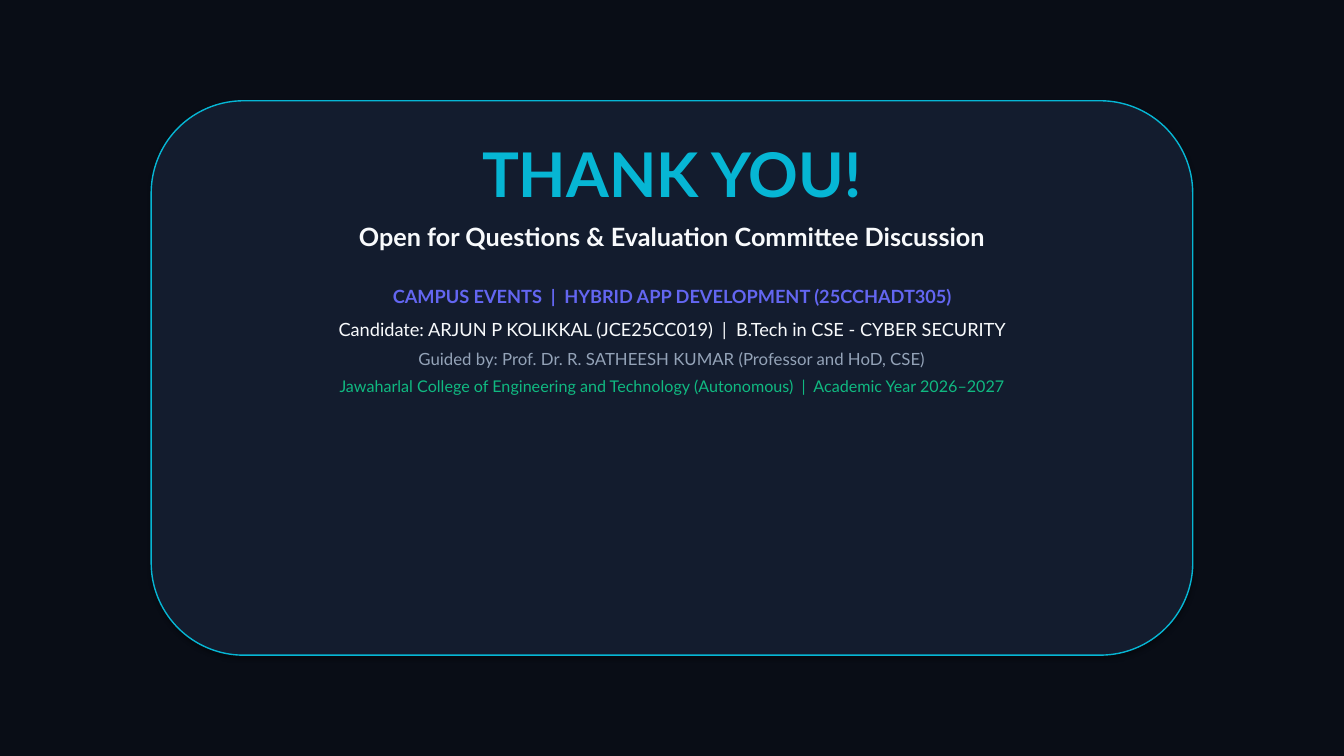
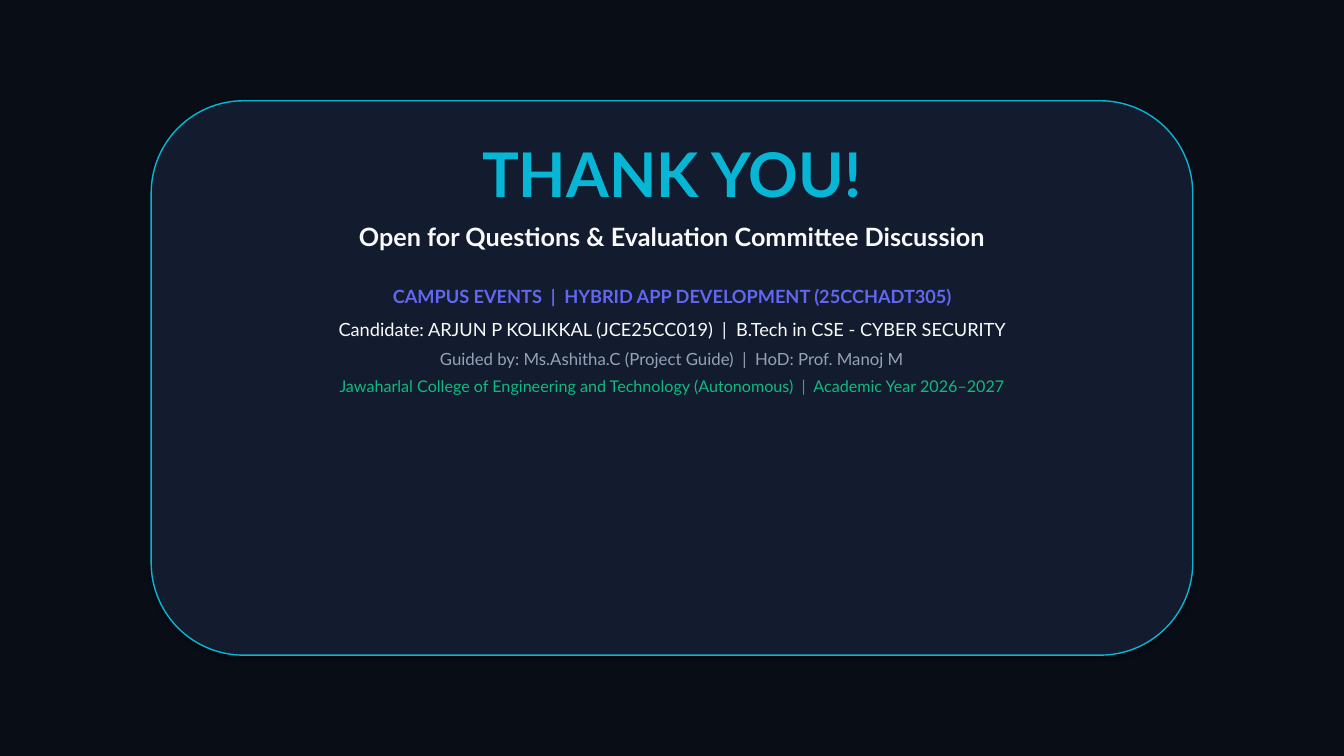
Before and after one commit to arjunak18/campus-events, a slide deck: slide 20 of CAMPUS_EVENTS_PRESENTATION.pptx. Drawn at 1344x756 pixels with LibreOffice and Linux fonts; fonts in the diff are those of the drawing. Boxes give left, top, right and bottom in pixels: in the first picture for what was removed or moved away, otherwise in the second. Text is boxed around its words. In the diff, an @@ line names an element or a change of style, - is before the commit and + after.

Commit message:
chore(report): update Head of Department (HoD) to Prof. Manoj M

```diff
--- a/CAMPUS_EVENTS_PRESENTATION.pptx
+++ b/CAMPUS_EVENTS_PRESENTATION.pptx
@@ text at (440, 352, 904, 368): text changed @@
-Guided by: Prof. Dr. R. SATHEESH KUMAR (Professor and HoD, CSE)
+Guided by: Ms.Ashitha.C (Project Guide) | HoD: Prof. Manoj M
```
Also in this commit, not shown: 1 other slide changed, 16 other files.
